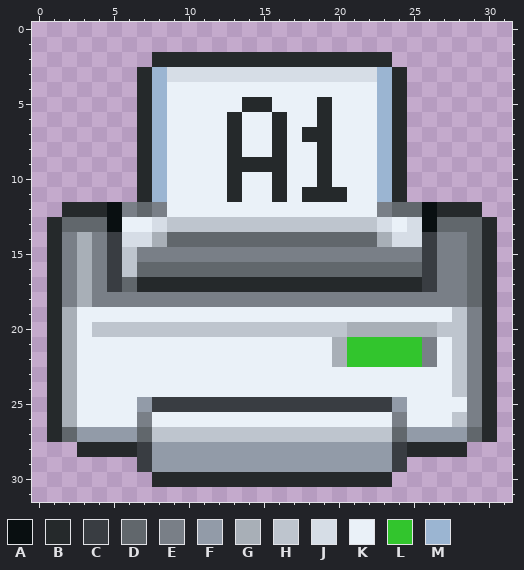
Pixel-art sprite, stored at resources/icons/32/printer-32.png. That is the earlier state.
The file is 32x32 pixels. Colours within 5 levels of each other are drawn and written as one.
Palette (. is transparent): A #090f11  B #25292b  C #393d42  D #61676c  E #797f87  F #929ba8  G #a8afb7  H #bec5ce  J #d6dde6  K #eaf1f8  L #32c52d  M #9bb5d2
Pixels before, first column x 1:
 2 .......BBBBBBBBBBBBBBBB.......
 3 ......BMJJJJJJJJJJJJJJMB......
 4 ......BMKKKKKKKKKKKKKKMB......
 5 ......BMKKKKKBBKKKBKKKMB......
 6 ......BMKKKKBKKBKKBKKKMB......
 7 ......BMKKKKBKKBKBBKKKMB......
 8 ......BMKKKKBKKBKKBKKKMB......
 9 ......BMKKKKBBBBKKBKKKMB......
10 ......BMKKKKBKKBKKBKKKMB......
11 ......BMKKKKBKKBKBBBKKMB......
12 .BBBAEDEKKKKKKKKKKKKKKEDDABBB.
13 BDDDAKKJHHHHHHHHHHHHHHJKJADDDB
14 BEGECJJGDDDDDDDDDDDDDDGJJCEEDB
15 BEGECHEEEEEEEEEEEEEEEEEEECEEDB
16 BEGECHDDDDDDDDDDDDDDDDDDDCEEDB
17 BEGECDBBBBBBBBBBBBBBBBBBBCEEDB
18 BEGEEEEEEEEEEEEEEEEEEEEEEEEEDB
19 BGKKKKKKKKKKKKKKKKKKKKKKKKKHEB
20 BGKHHHHHHHHHHHHHHHHHGGGGGGHHEB
21 BGKKKKKKKKKKKKKKKKKGLLLLLEKHEB
22 BGKKKKKKKKKKKKKKKKKGLLLLLEKHEB
23 BGKKKKKKKKKKKKKKKKKKKKKKKKKHEB
24 BGKKKKKKKKKKKKKKKKKKKKKKKKKHEB
25 BGKKKKFCCCCCCCCCCCCCCCCFKKKKEB
26 BGKKKKEKKKKKKKKKKKKKKKKEKKKHEB
27 BDFFFFDHHHHHHHHHHHHHHHHDFFFFDB
28 ..BBBBCFFFFFFFFFFFFFFFFCBBBB..
29 ......CFFFFFFFFFFFFFFFFC......
30 .......BBBBBBBBBBBBBBBB.......
The same view after the edit:
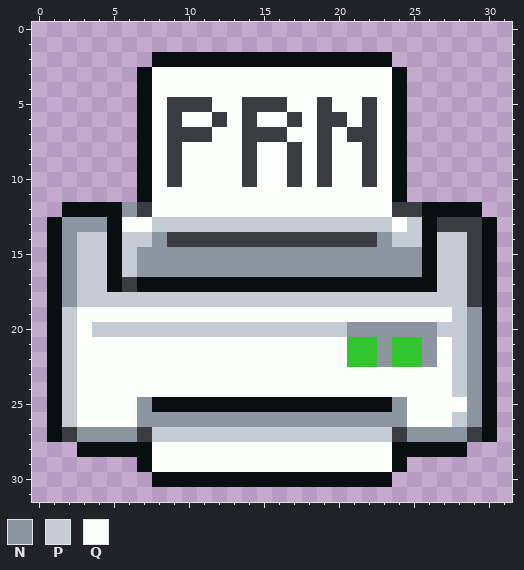
Colours new in this view: N #8d95a0  P #c5ccd4  Q #fcfffb
What changed:
Changed rows in their new state; - is an unchanged pixel.
first column x 1:
 2 -------AAAAAAAAAAAAAAAA-------
 3 ------AQQQQQQQQQQQQQQQQA------
 4 ------AQQQQQQQQQQQQQQQQA------
 5 ------AQCCCQQCCCQQCQQCQA------
 6 ------AQCQQCQCQQCQCCQCQA------
 7 ------AQCCCQQCCCQQCQCCQA------
 8 ------AQCQQQQCQQCQCQQCQA------
 9 ------AQCQQQQCQQCQCQQCQA------
10 ------AQCQQQQCQQCQCQQCQA------
11 ------AQQQQQQQQQQQQQQQQA------
12 -AAA-NCQQQQQQQQQQQQQQQQCC-AAA-
13 ANNN-QQPPPPPPPPPPPPPPPPQP-CCCA
14 ANPPAPPNCCCCCCCCCCCCCCNPPAPPCA
15 ANPPAPNNNNNNNNNNNNNNNNNNNAPPCA
16 ANPPAPNNNNNNNNNNNNNNNNNNNAPPCA
17 ANPPACAAAAAAAAAAAAAAAAAAAAPPCA
18 ANPPPPPPPPPPPPPPPPPPPPPPPPPPCA
19 APQQQQQQQQQQQQQQQQQQQQQQQQQPNA
20 APQPPPPPPPPPPPPPPPPPNNNNNNPPNA
21 APQQQQQQQQQQQQQQQQQQ--N--NQPNA
22 APQQQQQQQQQQQQQQQQQQ--N--NQPNA
23 APQQQQQQQQQQQQQQQQQQQQQQQQQPNA
24 APQQQQQQQQQQQQQQQQQQQQQQQQQPNA
25 APQQQQNAAAAAAAAAAAAAAAANQQQQNA
26 APQQQQNNNNNNNNNNNNNNNNNNQQQPNA
27 ACNNNNCPPPPPPPPPPPPPPPPCNNNNCA
28 --AAAAAQQQQQQQQQQQQQQQQAAAAA--
29 ------AQQQQQQQQQQQQQQQQA------
30 -------AAAAAAAAAAAAAAAA-------
Pixel boxes of the changes (left, top, right, bottom) in both pictures:
changed: (47, 52, 497, 487)
